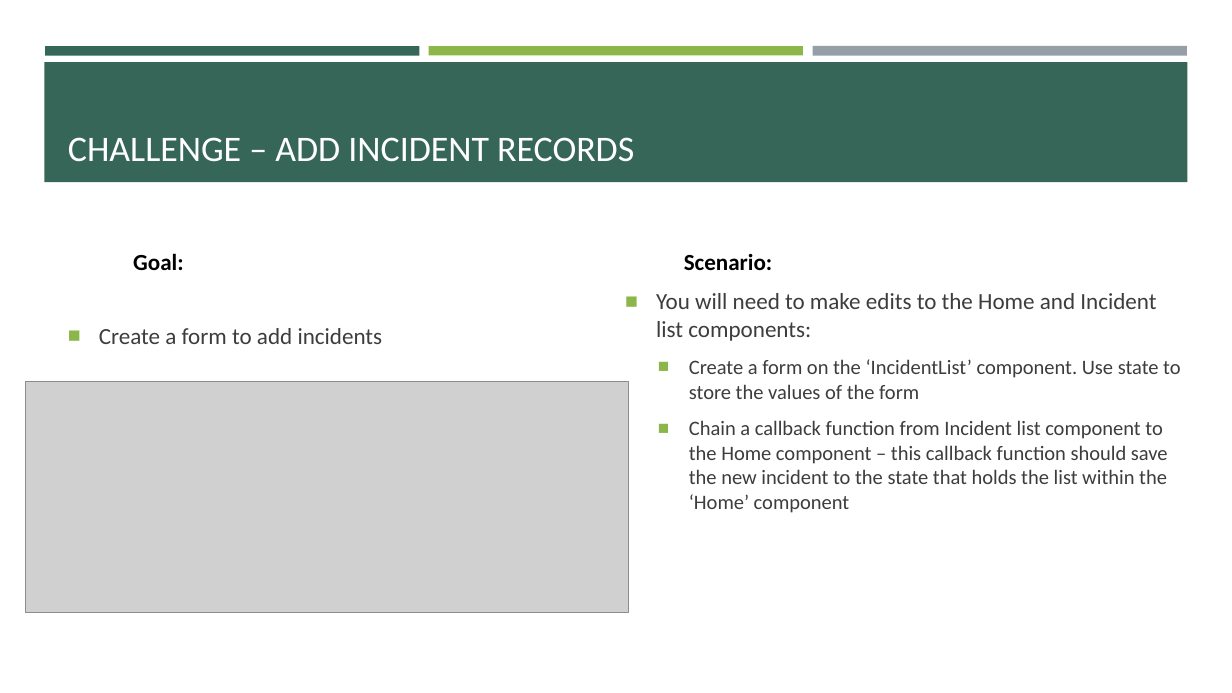
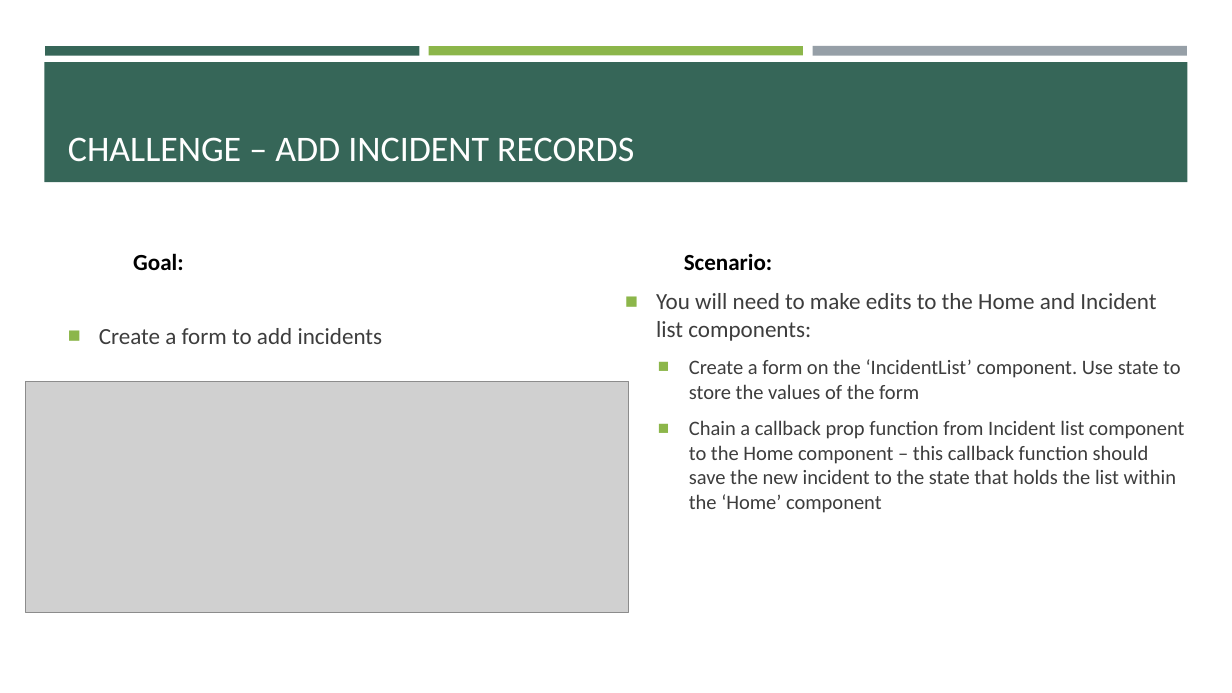
Before and after one commit to e-m-wilson/SNOW, a slide deck: slide 31 of Week_2/React.pptx. Drawn at 1232x693 pixels with LibreOffice and Linux fonts; fonts in the diff are those of the drawing; grey boxes stand for pictures. Boxes give left, top, right and bottom in pixels: in the first picture for what was removed or moved away, otherwise in the second. Text is boxed around its words. In the diff, an @@ line names an element or a change of style, - is before the commit and + after.

Commit message:
update

```diff
--- a/Week_2/React.pptx
+++ b/Week_2/React.pptx
@@ text at <box>689,420,1185,513</box>: text changed @@
-  ■ Chain a callback function from Incident list component to the Home component – this callback function should save the new incident to the state that holds the list within the ‘Home’ component
+  ■ Chain a callback prop function from Incident list component to the Home component – this callback function should save the new incident to the state that holds the list within the ‘Home’ component
```
Also in this commit, not shown: 4 other slides changed, 9 slides added.
